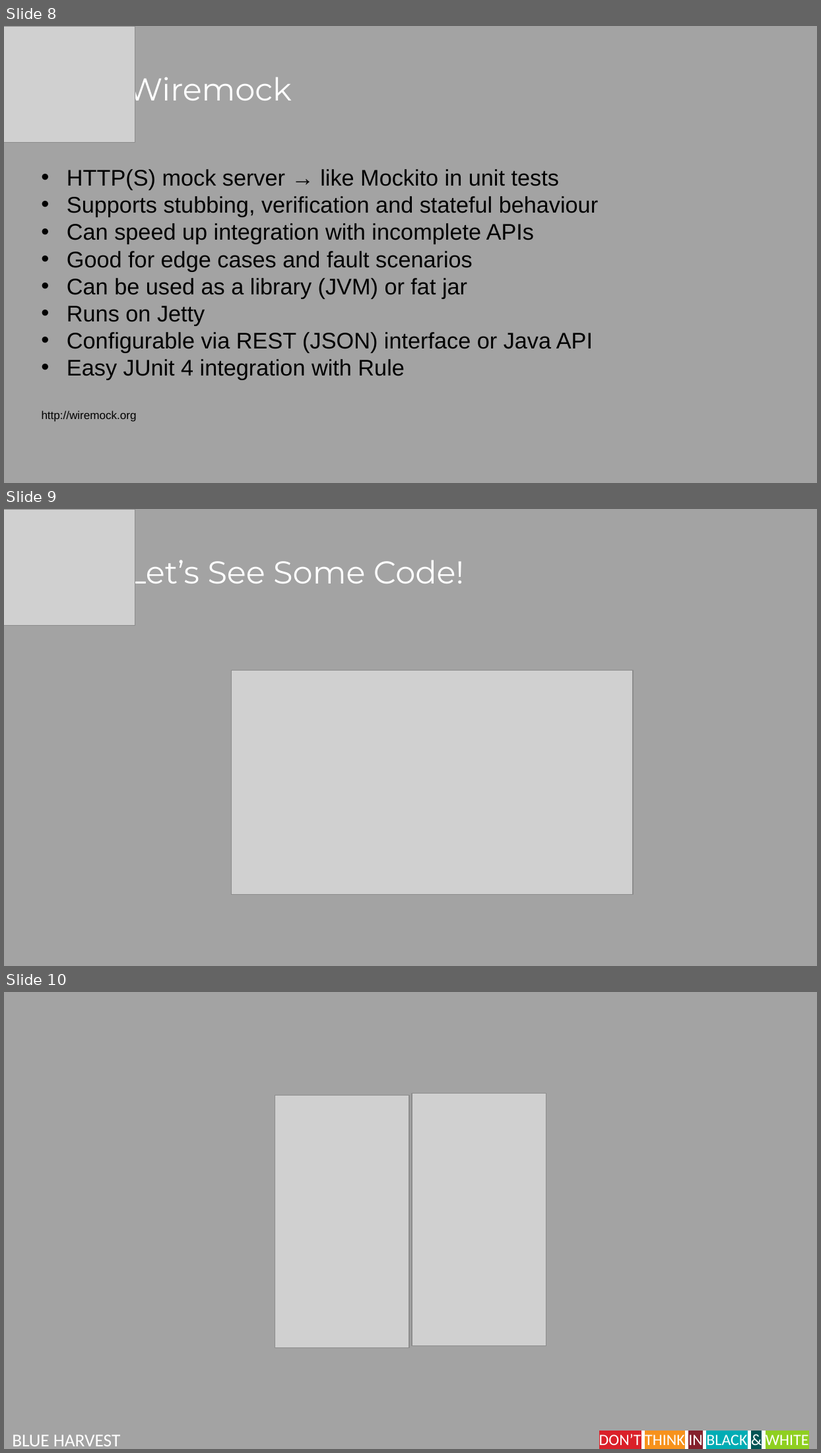
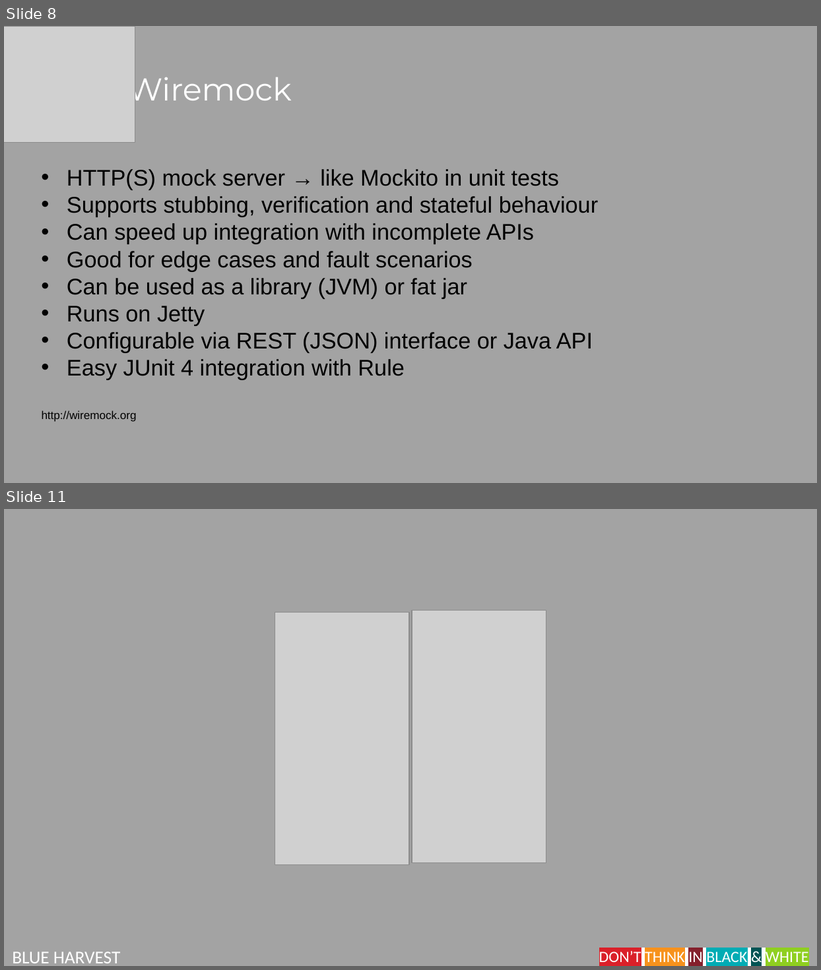
Before and after one commit to dannyflowerz/calendar-aggregator, a slide deck: automated_functional_testing.pptx. Shown one above the other, each under a label of ours: slides 8, 9 and 10 before the commit, slides 8 and 11 after it; the slides between them are not shown. The pictures are 821x1453 and 821x970 pixels, drawn with LibreOffice and Linux fonts; fonts in the diff are those of the drawing; grey boxes stand for pictures. Boxes give left, top, right and bottom in pixels: in the first picture for what was removed or moved away, otherwise in the second. Text is boxed around its words. In the diff, an @@ line names an element or a change of style, - is before the commit and + after.

```diff
--- a/automated_functional_testing.pptx
+++ b/automated_functional_testing.pptx
@@ slide 9 removed at (4,509,817,966), background #A3A3A3 @@
@@ picture removed at (4,509,135,625) @@
@@ title removed at (127,553,464,591) @@
-Let’s See Some Code!
@@ picture removed at (232,671,634,895) @@
@@ what was slide 10 is now slide 11 @@
```
Also in this commit, not shown: 2 slides added, 14 other files.
